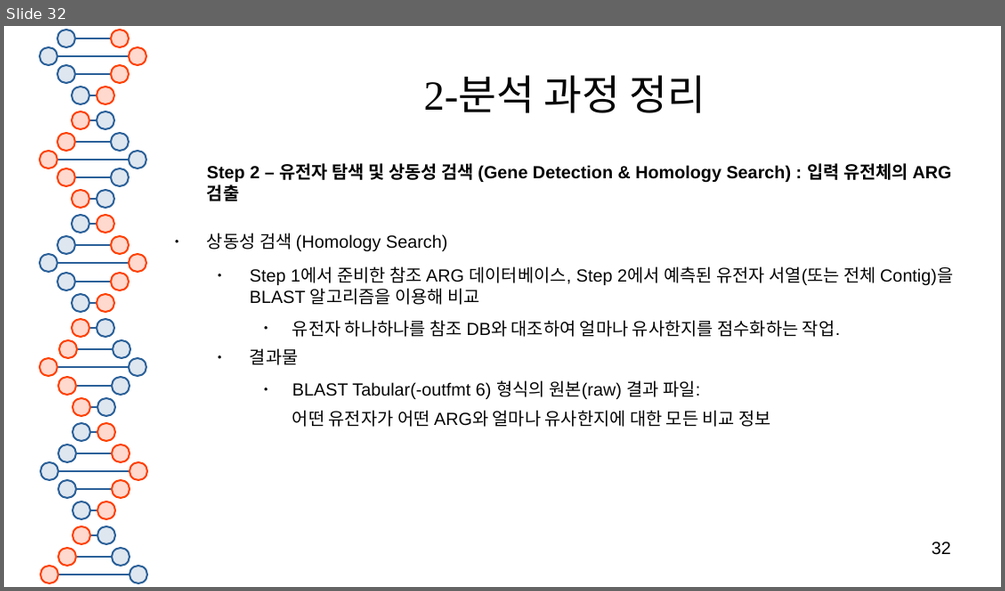
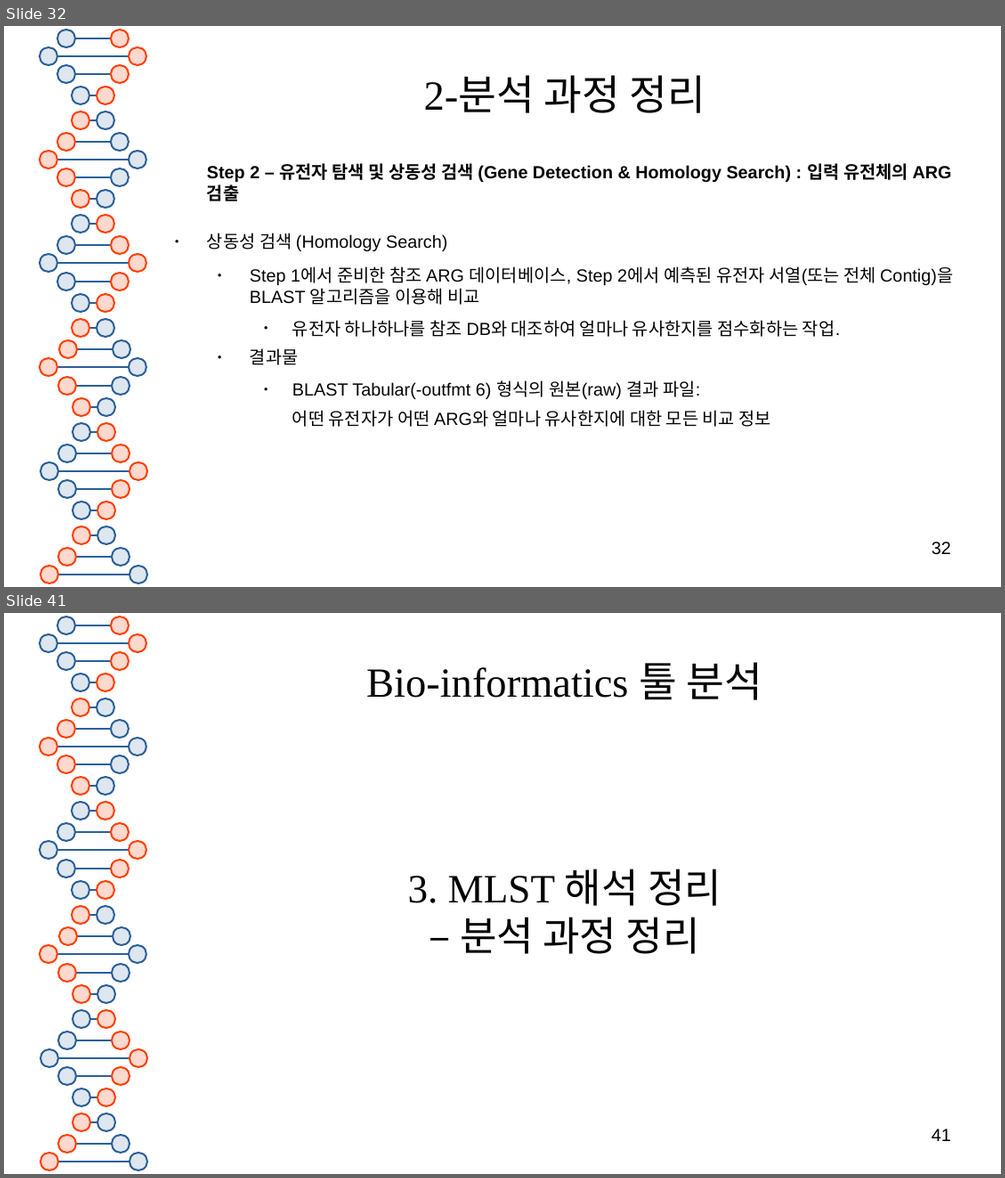
Before and after one commit to SHINKHO/bioinformatics_phase, a slide deck: docs/bioinformatics툴_분석.odp. Shown one above the other, each under a label of ours: slide 32 before the commit, slides 32 and 41 after it; the slides between them are not shown. The pictures are 1005x591 and 1005x1178 pixels, drawn with LibreOffice and Linux fonts; fonts in the diff are those of the drawing. Boxes give left, top, right and bottom in pixels: in the first picture for what was removed or moved away, otherwise in the second. Text is boxed around its words. In the diff, an @@ line names an element or a change of style, - is before the commit and + after.

```diff
--- a/docs/bioinformatics툴_분석.odp
+++ b/docs/bioinformatics툴_분석.odp
@@ slide 41 added at (4, 613, 1001, 1174), background #FFFFFF; not listed: 81 template elements that a slide beside it also shows @@
@@ title added at (366, 662, 763, 700), 33 pt, text #050505 @@
+Bio-informatics 툴 분석
@@ subtitle added at (408, 868, 721, 954), 32 pt, text #000000 @@
+3. MLST 해석 정리
+– 분석 과정 정리
@@ page number added at (931, 1128, 951, 1141), 14 pt, text #000000 @@
+41
```
Also in this commit, not shown: 2 slides changed, 25 other slides added, 1 other file.
